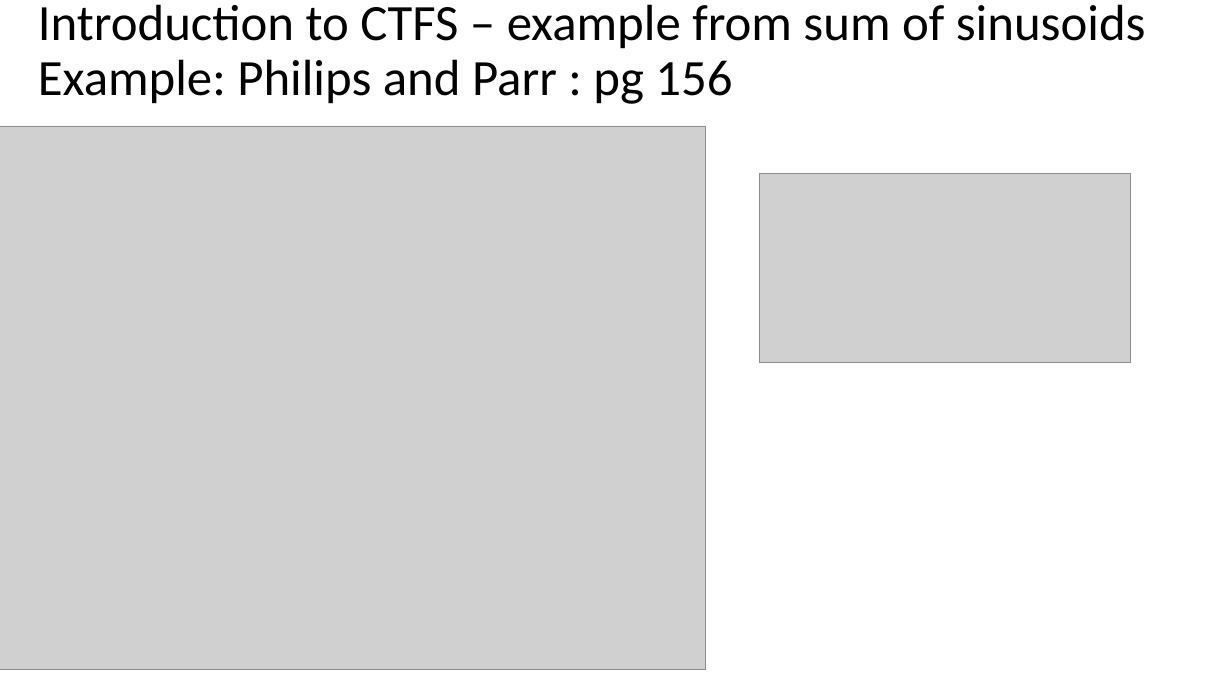
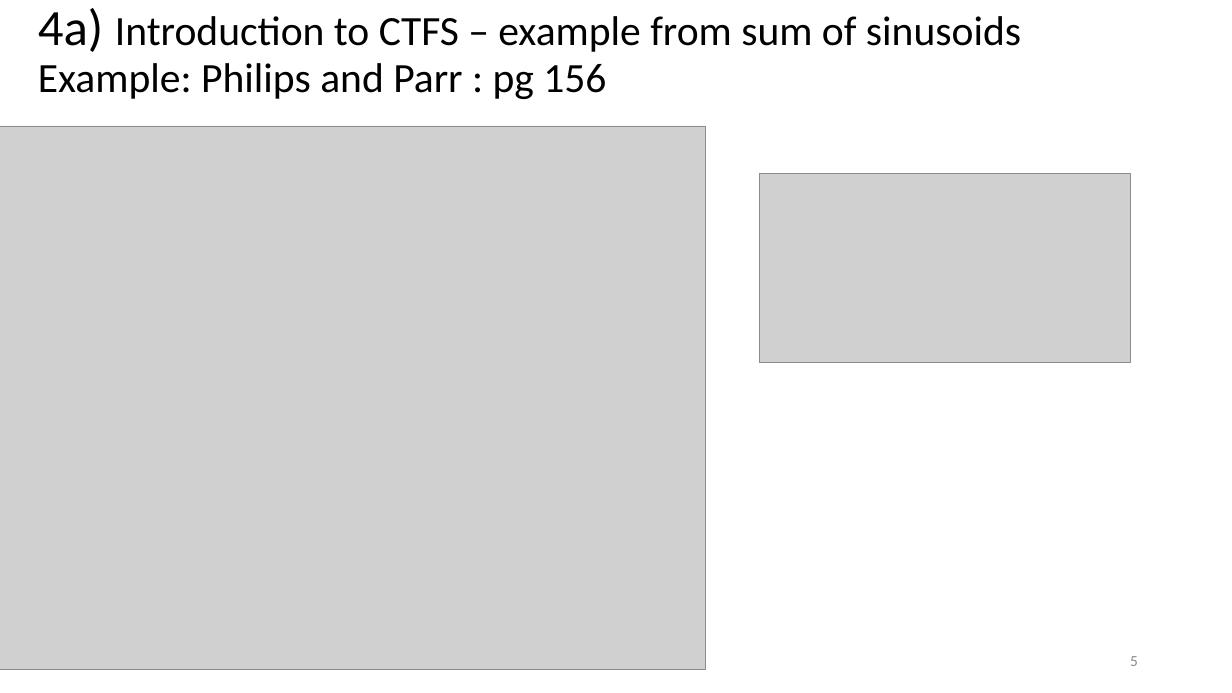
Before and after one commit to aseschng/DSP-Matlab-Fourier-Series, a slide deck: slide 5 of FourierIntro_v1_CES.pptx (slide 4 before the commit). Drawn at 1232x693 pixels with LibreOffice and Linux fonts; fonts in the diff are those of the drawing; grey boxes stand for pictures. Boxes give left, top, right and bottom in pixels: in the first picture for what was removed or moved away, otherwise in the second. Text is boxed around its words. In the diff, an @@ line names an element or a change of style, - is before the commit and + after.

```diff
--- a/FourierIntro_v1_CES.pptx
+++ b/FourierIntro_v1_CES.pptx
@@ title at [38,8,1021,99]: text changed; size 39.6 to 32.4 pt @@
-Introduction to CTFS – example from sum of sinusoids
-Example: Philips and Parr : pg 156
+4a) Introduction to CTFS – example from sum of sinusoids
+Example: Philips and Parr : pg 156
@@ page number added at [1130,656,1138,666], 12 pt, text #8C8C8C @@
+5
```
Also in this commit, not shown: 7 other slides changed, 1 slide added, 2 other files.
